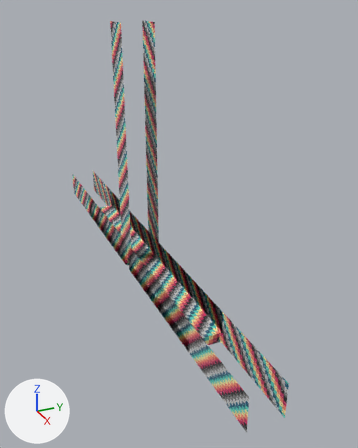
A saved change to the glTF model wallManualMorph.glb.
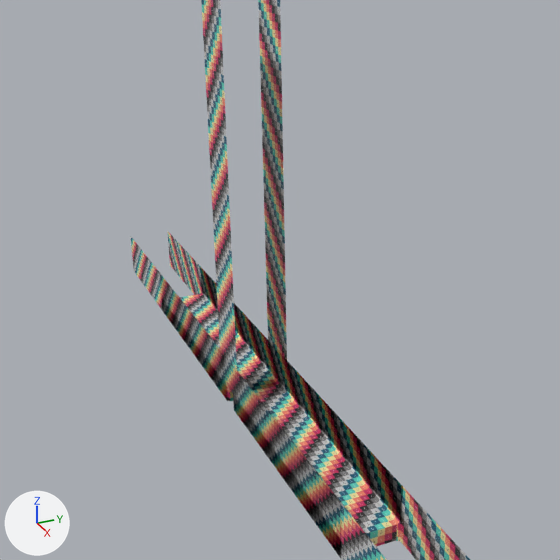
There are two pictures of each version: one whole from a 50 mm lens placed at (14.67, -4.62, 8.64), pointed at (1.39, 1.36, 2.0), one close up on the part from 0% to 87% of the width and 10% to 79% of the height. Arrows for +X, +Y and +Z are at lower left; the lights stay in place.

Names of what the first close-up shows: 'wallHoleMaxWidth', 'wallMaxHeight', 'wallMaxWidth'.
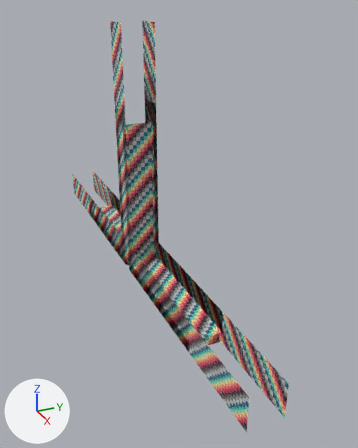
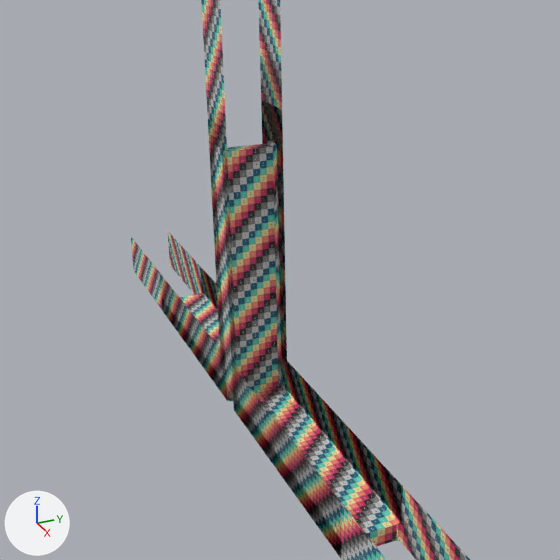
Scene script edits in JSON lines:
```json
{"op": "add", "block": "me_plane_013", "code": ["me_plane_013 = bpy.data.meshes.new('Plane.013')", "me_plane_013.from_pydata(...)  # 32 vertices, 38 faces; spans x -0.5..0.5, y 0.0..1.0, z 0.0..5.7", "me_plane_013.materials.append(mat_panel)  # picture img_uv_checker_map_byvalle"]}
{"op": "add", "block": "ob_wallholemaxheight", "code": ["ob_wallholemaxheight = bpy.data.objects.new('wallHoleMaxHeight', me_plane_013)", "ob_wallholemaxheight.location = (0.0, 0.0, 0.0)"]}
```

Location of each change, (x1, y1, x2, y2) in pixels of the close-ups (560 x 560 px):
```json
{"object": "wallHoleMaxHeight", "change": "added", "after": [207, 100, 287, 412]}
```
